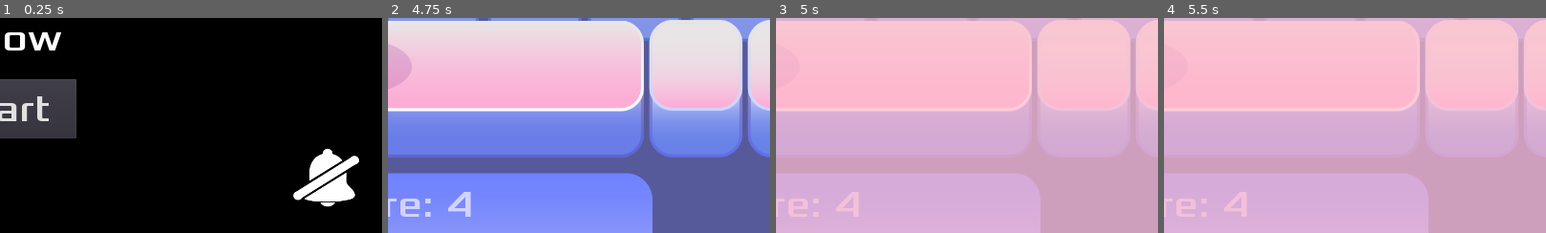
Above: before the commit, frames 1-4 (left to right).
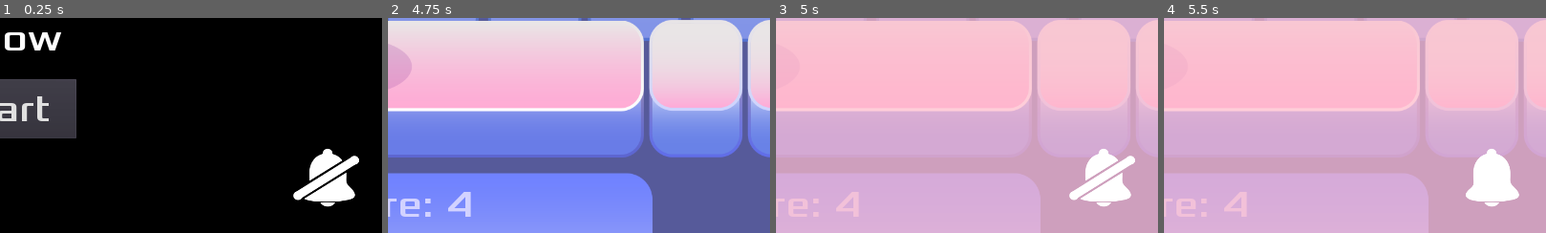
Above: after the commit, the same moments.

Repository: gameraccoon/ludum-dare-54-v2
Game: Godot game, scene res://Main.tscn
Same seed, same stepped clock (60 frames per second), same inputs: the game is played once before the commit and once after it.
Inputs (mouse positions are % of the whole screen's width and height, from its top left):
- Up to frame 1 (0.25 s): no input
- Up to frame 2 (4.75 s): click "Start" at 0.5 s; tap Enter (start_game) at 1.25, 1.35, 2.3, 2.75, 3.05, 3.6, 4.35 s; move the mouse to (72, 45) at 1.27 s; hold Right (move_right) 1.28-2.03 s; click (72, 45) at 1.42 s; move the mouse to (30, 55) at 2.02 s; hold Down (move_down) 2.03-2.78 s; tap Shift (Dash) at 2.1 s; move the mouse to (60, 28) at 2.77 s; hold Right (move_right) 2.78-3.53 s; hold Space (space) 2.78-3.53 s; move the mouse to (45, 70) at 3.52 s; hold Up (move_up) 3.53-4.28 s; click (45, 70) at 3.67 s; move the mouse to (80, 65) at 4.27 s; hold Left (move_left) from 4.28 s (still down)
- Up to frame 3 (5 s): keep holding Left (move_left); tap Escape (pause) at 4.9 s
- Up to frame 4 (5.5 s): keep holding Left (move_left); move the mouse to (20, 35) at 5.02 s; tap Shift (Dash) at 5.1 s; tap Enter (start_game) at 5.3 s
The pictures show only the part of the screen within x 50-100%, y 50-100%; the shares and areas given below are measured in that part.

Frames 1-2 are identical in both runs. In frame 3, 2.4% of the frame differs, in the area x 76-94%, y 60-88%; in frame 4, 2.3%.

Commit message:
Some hud changes, I don't remember what they were about

Diff:
--- a/HUD.gd
+++ b/HUD.gd
@@ -65,6 +65,9 @@
 		if Globals.game_is_started:
 			get_tree().paused = !get_tree().paused
 			$Paused.visible = get_tree().paused
+			$Sound.visible = get_tree().paused
+	if event.is_action_released("start_game") and !Globals.game_is_started:
+		_on_StartButton_pressed()
 
 
 func _on_PlayAgain_pressed():
--- a/HUD.tscn
+++ b/HUD.tscn
@@ -45,6 +45,10 @@
 texture = ExtResource( 6 )
 region_rect = Rect2( 0, 0, 270, 103 )
 
+[sub_resource type="DynamicFont" id=10]
+size = 32
+font_data = ExtResource( 2 )
+
 [sub_resource type="DynamicFont" id=5]
 size = 24
 font_data = ExtResource( 2 )
@@ -54,10 +58,6 @@
 [sub_resource type="StyleBoxEmpty" id=12]
 
 [sub_resource type="StyleBoxEmpty" id=13]
-
-[sub_resource type="DynamicFont" id=10]
-size = 32
-font_data = ExtResource( 2 )
 
 [node name="HUD" type="CanvasLayer"]
 pause_mode = 2
@@ -101,6 +101,7 @@
 [node name="AnimatedSprite" type="AnimatedSprite" parent="ColorRect/Animation"]
 position = Vector2( 640, 360 )
 frames = SubResource( 6 )
+frame = 1
 speed_scale = 0.5
 playing = true
 
@@ -129,6 +130,20 @@
 text = "Score: "
 align = 1
 
+[node name="Paused" type="ColorRect" parent="."]
+visible = false
+anchor_right = 1.0
+anchor_bottom = 1.0
+color = Color( 1, 0.733333, 0.796078, 0.713726 )
+
+[node name="PausedText" type="RichTextLabel" parent="Paused"]
+margin_left = 7.0
+margin_top = 678.0
+margin_right = 377.0
+margin_bottom = 733.0
+custom_fonts/normal_font = SubResource( 10 )
+text = "Paused"
+
 [node name="Sound" type="Button" parent="."]
 anchor_left = 0.5
 anchor_top = 1.0
@@ -156,20 +171,6 @@
 scale = Vector2( 0.7, 0.7 )
 texture = ExtResource( 10 )
 
-[node name="Paused" type="ColorRect" parent="."]
-visible = false
-anchor_right = 1.0
-anchor_bottom = 1.0
-color = Color( 1, 0.733333, 0.796078, 0.713726 )
-
-[node name="PausedText" type="RichTextLabel" parent="Paused"]
-margin_left = 7.0
-margin_top = 678.0
-margin_right = 377.0
-margin_bottom = 733.0
-custom_fonts/normal_font = SubResource( 10 )
-text = "Paused"
-
 [connection signal="pressed" from="ColorRect/Base/StartButton" to="." method="_on_StartButton_pressed"]
 [connection signal="pressed" from="ColorRect/Animation/PlayAgain" to="." method="_on_PlayAgain_pressed"]
 [connection signal="pressed" from="Sound" to="." method="_on_Sound_pressed"]
--- a/project.godot
+++ b/project.godot
@@ -38,6 +38,19 @@
 
 [input]
 
+ui_accept={
+"deadzone": 0.5,
+"events": [ Object(InputEventKey,"resource_local_to_scene":false,"resource_name":"","device":0,"alt":false,"shift":false,"control":false,"meta":false,"command":false,"pressed":false,"scancode":16777221,"physical_scancode":0,"unicode":0,"echo":false,"script":null)
+, Object(InputEventKey,"resource_local_to_scene":false,"resource_name":"","device":0,"alt":false,"shift":false,"control":false,"meta":false,"command":false,"pressed":false,"scancode":16777222,"physical_scancode":0,"unicode":0,"echo":false,"script":null)
+, Object(InputEventKey,"resource_local_to_scene":false,"resource_name":"","device":0,"alt":false,"shift":false,"control":false,"meta":false,"command":false,"pressed":false,"scancode":32,"physical_scancode":0,"unicode":0,"echo":false,"script":null)
+ ]
+}
+ui_select={
+"deadzone": 0.5,
+"events": [ Object(InputEventKey,"resource_local_to_scene":false,"resource_name":"","device":0,"alt":false,"shift":false,"control":false,"meta":false,"command":false,"pressed":false,"scancode":32,"physical_scancode":0,"unicode":0,"echo":false,"script":null)
+, Object(InputEventJoypadButton,"resource_local_to_scene":false,"resource_name":"","device":0,"button_index":3,"pressure":0.0,"pressed":false,"script":null)
+ ]
+}
 move_left={
 "deadzone": 0.5,
 "events": [ Object(InputEventKey,"resource_local_to_scene":false,"resource_name":"","device":0,"alt":false,"shift":false,"control":false,"meta":false,"command":false,"pressed":false,"scancode":16777231,"physical_scancode":0,"unicode":0,"echo":false,"script":null)
